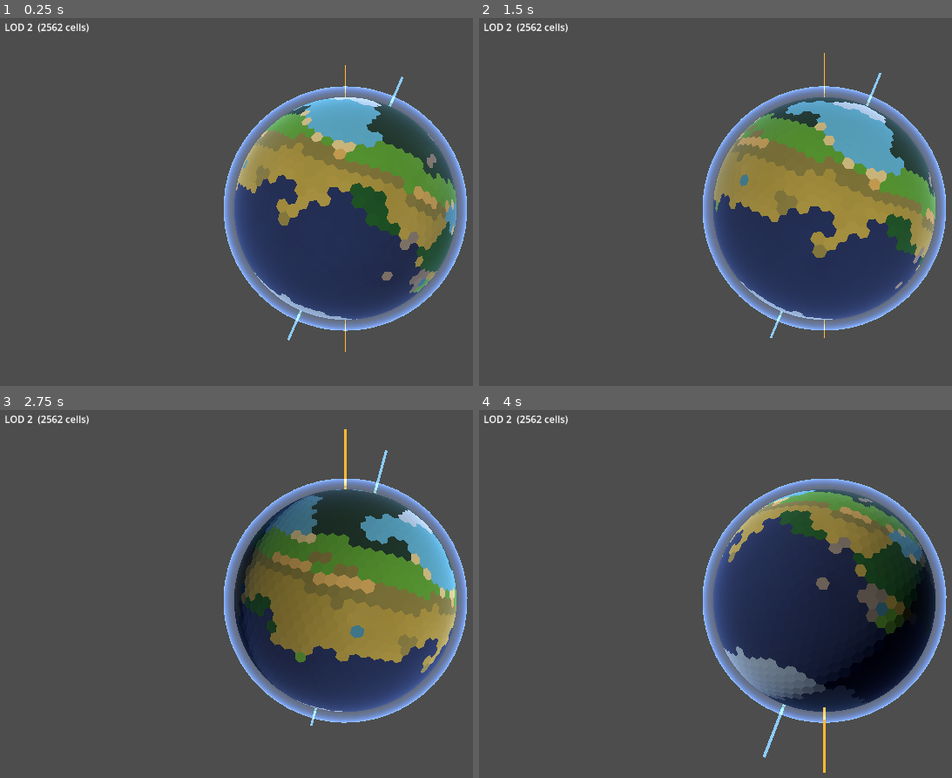
Above: before the commit, frames 1-4 (two rows, left to right).
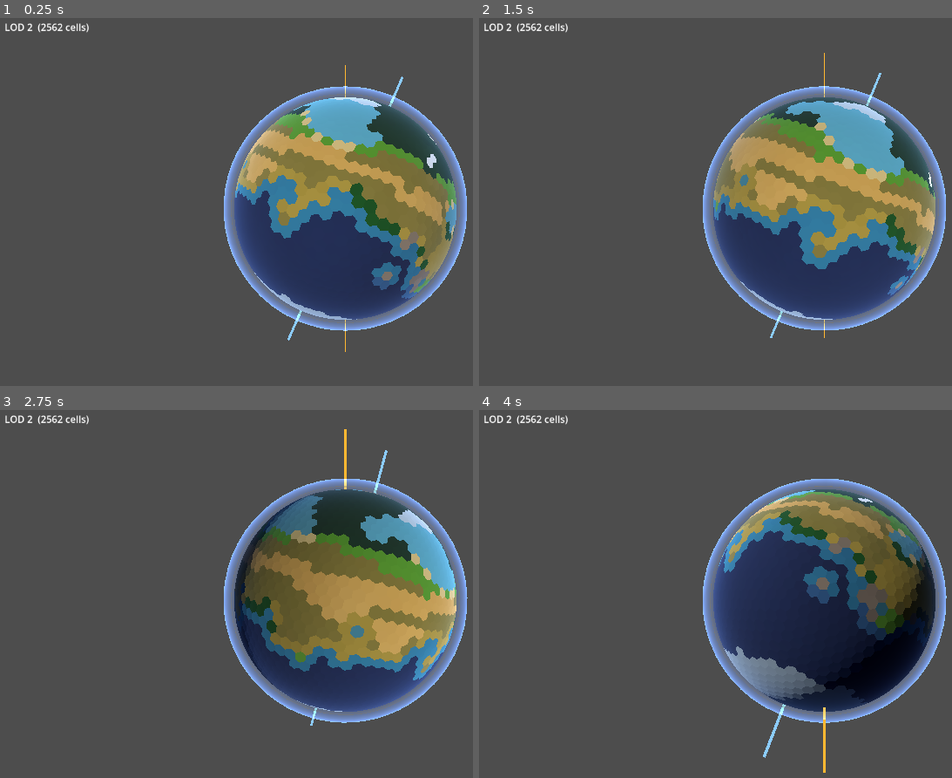
Above: after the commit, the same moments.

Repository: Halfwhit/hex-planet-gen
Game: Godot game, scene res://scenes/Main.tscn
Same seed, same stepped clock (60 frames per second), same inputs: the game is played once before the commit and once after it.
Inputs (mouse positions are in pixels of both pictures, inside the frame that each line leads up to):
- Up to frame 1 (0.25 s): no input
- Up to frame 2 (1.5 s): tap Enter at 0.5 s; move the mouse to (outside the picture) at 0.52 s; tap E at 0.6 s; click (outside the picture) at 0.67 s; drag from (687, 227) to (791, 286) at 1.27 s
- Up to frame 3 (2.75 s): move the mouse to (416, 513) at 2.02 s; tap E at 2.1 s; click (416, 513) at 2.17 s
- Up to frame 4 (4 s): drag from (791, 678) to (616, 542) at 2.77 s; move the mouse to (outside the picture) at 3.52 s; tap E at 3.6 s; click (outside the picture) at 3.67 s

The runs differ from the first frame. In frame 1, 8.0% of the frame differs, in the area x 49-97%, y 27-77%; in frame 2, 8.1%, in the area x 49-97%, y 27-76%; in frame 3, 7.1%; in frame 4, 5.0%.

Commit message:
Prevent deep ocean from bordering land
Added near_land flag (ocean cell adjacent to a land cell) computed
alongside the existing near_ocean flag in pass 2.  Passed as an optional
parameter to _classify_biome; deep ocean (depth > 0.35) is suppressed
when near_land is true, falling back to shallow ocean instead.

Co-Authored-By: Claude Sonnet 4.6 <noreply@anthropic.com>

Diff:
--- a/scripts/HexPlanet.gd
+++ b/scripts/HexPlanet.gd
@@ -224,18 +224,22 @@
 		var temperature: float = clamp(
 				lat_warmth * (1.0 - alt * 0.42) + t_var, 0.0, 1.0)
 
-		# ── Near-ocean detection (land cells only) ────────────────────────────
-		# A land cell is "near ocean" if any vertex sharing a face with it is
-		# ocean-typed.  Used for beach biome assignment.
+		# ── Adjacency flags ──────────────────────────────────────────────────
+		# near_ocean: land cell touching ocean → used for beach / moisture.
+		# near_land:  ocean cell touching land → prevents deep ocean at shore.
 		var near_ocean: bool = false
-		if type == LAND:
-			for fi: int in (vertex_to_faces[vi] as Array):
-				for vj: int in (ico.faces[fi] as Array):
-					if vj != vi and (cells[vj] as Dictionary)["type"] as int == OCEAN:
-						near_ocean = true
-						break
-				if near_ocean:
-					break
+		var near_land: bool = false
+		for fi: int in (vertex_to_faces[vi] as Array):
+			for vj: int in (ico.faces[fi] as Array):
+				if vj == vi:
+					continue
+				var nb_type: int = (cells[vj] as Dictionary)["type"] as int
+				if type == LAND and nb_type == OCEAN:
+					near_ocean = true
+				elif type == OCEAN and nb_type == LAND:
+					near_land = true
+			if near_ocean and near_land:
+				break
 
 		# ── Moisture ─────────────────────────────────────────────────────────
 		# Models the Hadley circulation: equatorial wet → subtropical dry →
@@ -261,7 +265,7 @@
 
 		# ── Biome classification ──────────────────────────────────────────────
 		var biome: int = _classify_biome(
-				type, h, temperature, moisture, near_ocean, land_threshold)
+				type, h, temperature, moisture, near_ocean, land_threshold, near_land)
 
 		cell["temperature"] = temperature
 		cell["moisture"] = moisture
@@ -466,13 +470,15 @@
 		moisture: float,
 		near_ocean: bool,
 		land_threshold: float,
+		near_land: bool = false,
 ) -> int:
 	# ── Ocean biomes ─────────────────────────────────────────────────────────
 	if type == OCEAN:
 		if temperature < 0.15:
 			return BIOME_ICY_OCEAN
 		var depth: float = land_threshold - height  # positive = below sea level
-		if depth > 0.35:
+		# Deep ocean must not appear directly next to land — use shallow instead.
+		if depth > 0.35 and not near_land:
 			return BIOME_DEEP_OCEAN
 		# Coastal band — thin turquoise strip right at the waterline.
 		if depth < 0.08:
